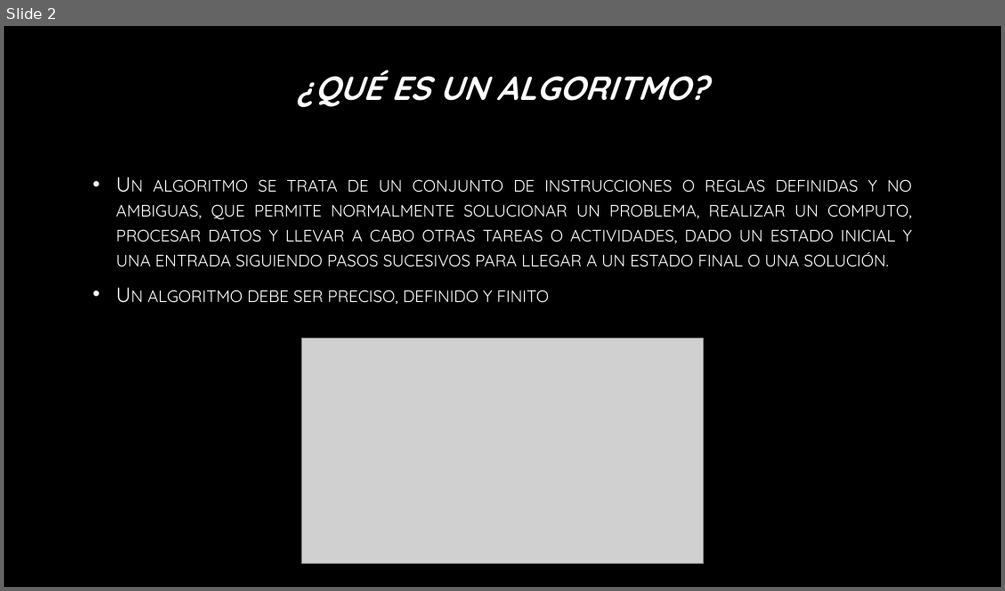
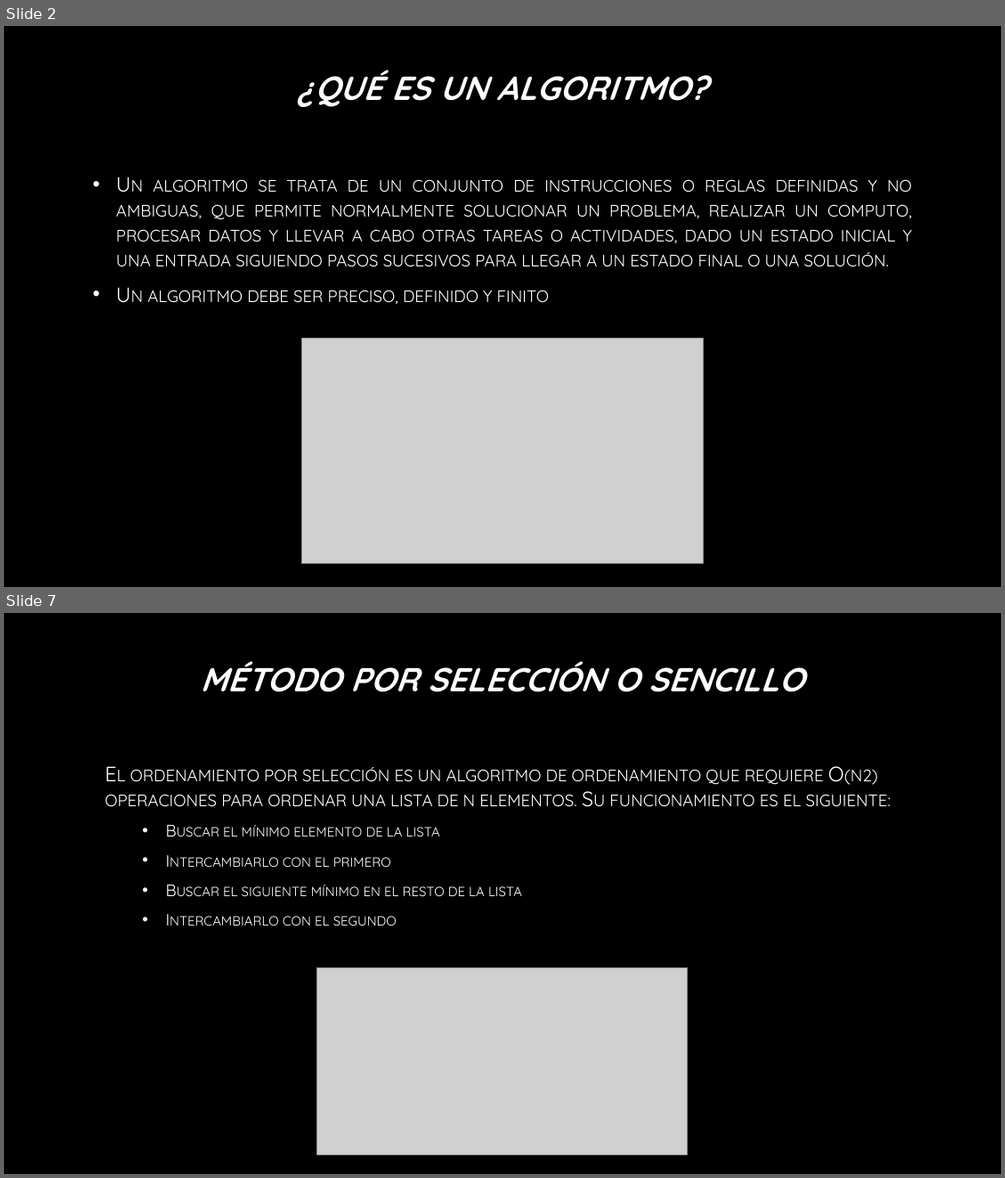
Before and after one commit to Elias99garcia/Trabajo-integrador, a slide deck: Metodos de ordenamiento.pptx. Shown one above the other, each under a label of ours: slide 2 before the commit, slides 2 and 7 after it; the slides between them are not shown. The pictures are 1005x591 and 1005x1178 pixels, drawn with LibreOffice and Linux fonts; fonts in the diff are those of the drawing; grey boxes stand for pictures; background and template pictures are left out. Boxes give left, top, right and bottom in pixels: in the first picture for what was removed or moved away, otherwise in the second. Text is boxed around its words. In the diff, an @@ line names an element or a change of style, - is before the commit and + after.

```diff
--- a/Metodos de ordenamiento.pptx
+++ b/Metodos de ordenamiento.pptx
@@ slide 7 added at (4,613,1001,1174), background picture (left out) @@
@@ title added at (200,661,804,692), 32 pt, text gradient #FFFFFF to #A6A6A6, bold, italic @@
+MÉTODO POR SELECCIÓN O SENCILLO
@@ text added at (105,766,890,925), 20 pt, text gradient #FFFFFF to #BFBFBF, small capitals @@
+El ordenamiento por selección es un algoritmo de ordenamiento que requiere O(n2) operaciones para ordenar una lista de n elementos. Su funcionamiento es el siguiente:
+  • Buscar el mínimo elemento de la lista
+  • Intercambiarlo con el primero
+  • Buscar el siguiente mínimo en el resto de la lista
+  • Intercambiarlo con el segundo
@@ picture added at (317,967,688,1154) @@
```
Also in this commit, not shown: 2 slides changed, 5 other slides added, 1 other file.
